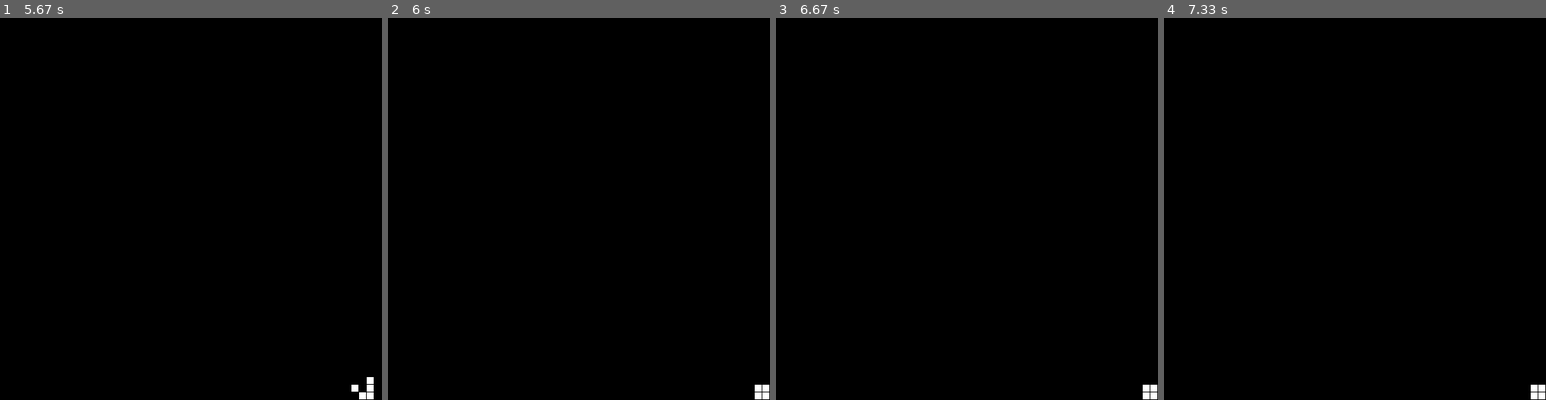
Above: before the commit, frames 1-4 (left to right).
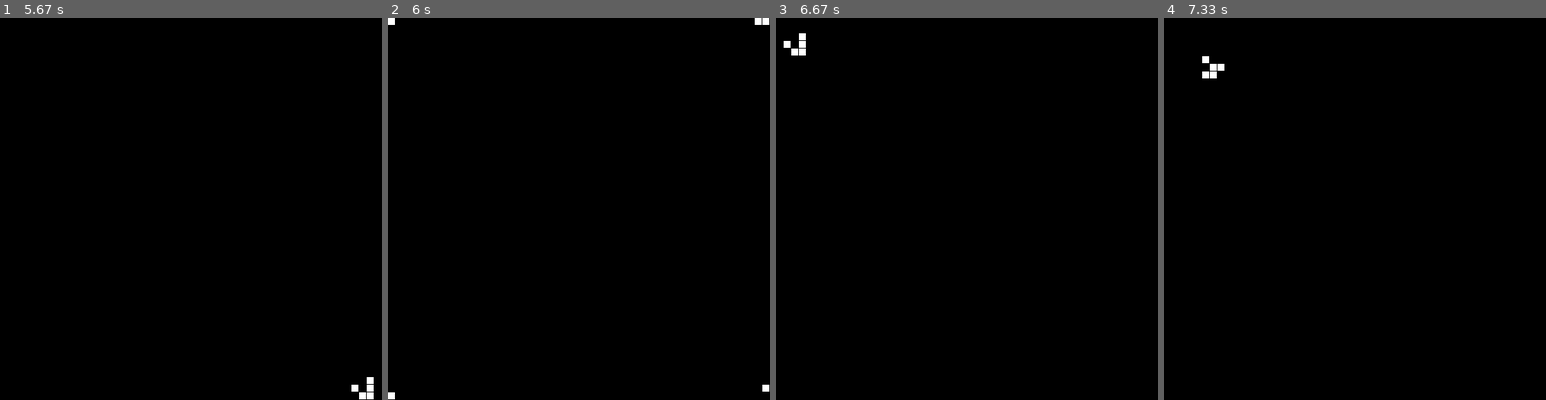
Above: after the commit, the same moments.

Repository: humrochagf/desbravando-pygame
Game: pygame game, started from 04-game-of-life/simulator.py
The game is run twice, just before and just after one commit, with the same random seed, the same clock (stepped at 60 frames per second) and the same inputs.
Inputs:
- Up to frame 1 (5.67 s): no input
- Up to frame 2 (6 s): no input
- Up to frame 3 (6.67 s): no input
- Up to frame 4 (7.33 s): no input

Frame 1 is identical in both runs. In frame 2, 0.2% of the frame differs, in the area x 0-100%, y 0-100%; in frame 3, 0.3%, in the area x 2-100%, y 4-100%; in frame 4, 0.3%.

Commit message:
Removendo a borda do grid

Diff:
--- a/04-game-of-life/game.py
+++ b/04-game-of-life/game.py
@@ -1,4 +1,5 @@
 # -*- coding: utf-8 -*-
+
 
 def cell_check(section):
     '''
@@ -45,12 +46,11 @@
     # da área a ser analizada
     section = [[0 for _ in range(3)] for _ in range(3)]
 
-    # percorre as redondezas da célula de posição row x col copiando seu
-    # valor para section exceto quando ultrapassa a borda
+    # percorre as redondezas da célula de posição row x col
+    # copiando seu valor para section
     for sec_r, r in enumerate(range(row-1, row+2)):
         for sec_c, c in enumerate(range(col-1, col+2)):
-            if r >= 0 and c >= 0 and r < 50 and c < 50:
-                section[sec_r][sec_c] = matrix[r][c]
+            section[sec_r][sec_c] = matrix[r % 50][c % 50]
 
     # devolve o recorte 3x3 do plano
     return section
